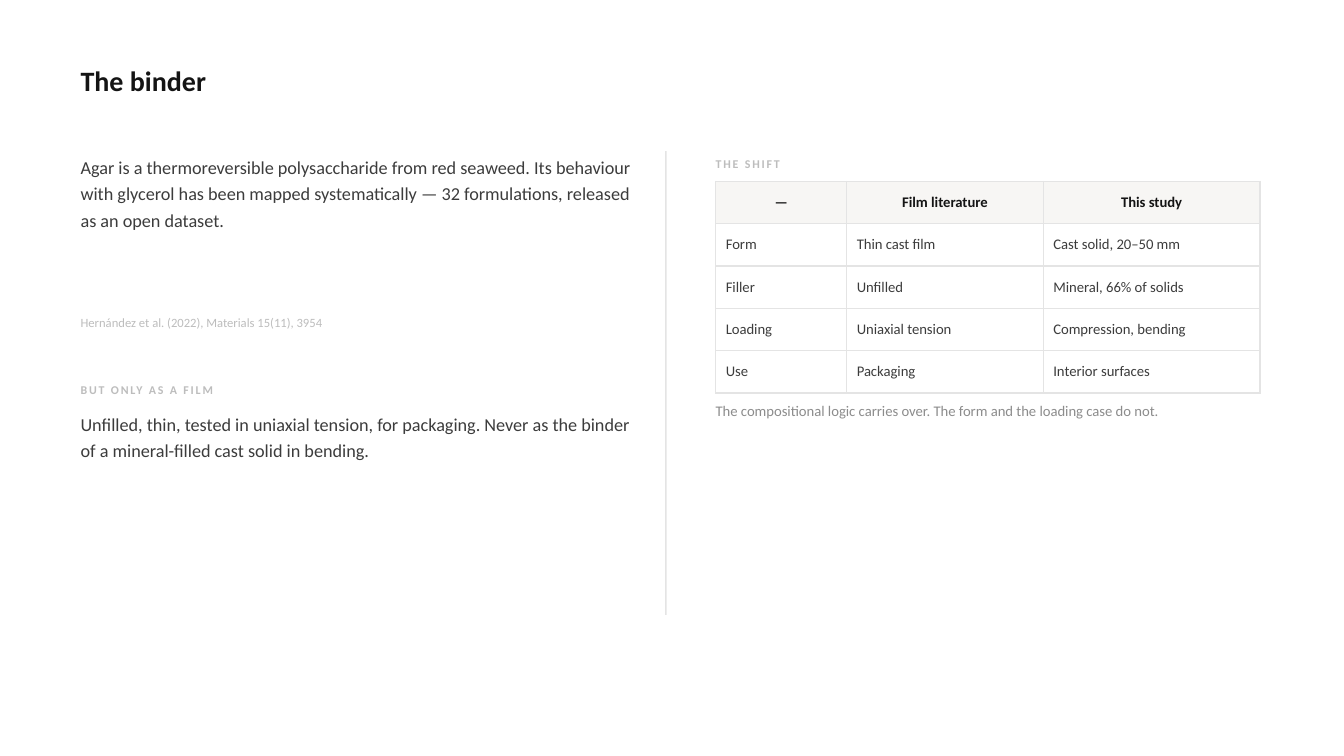
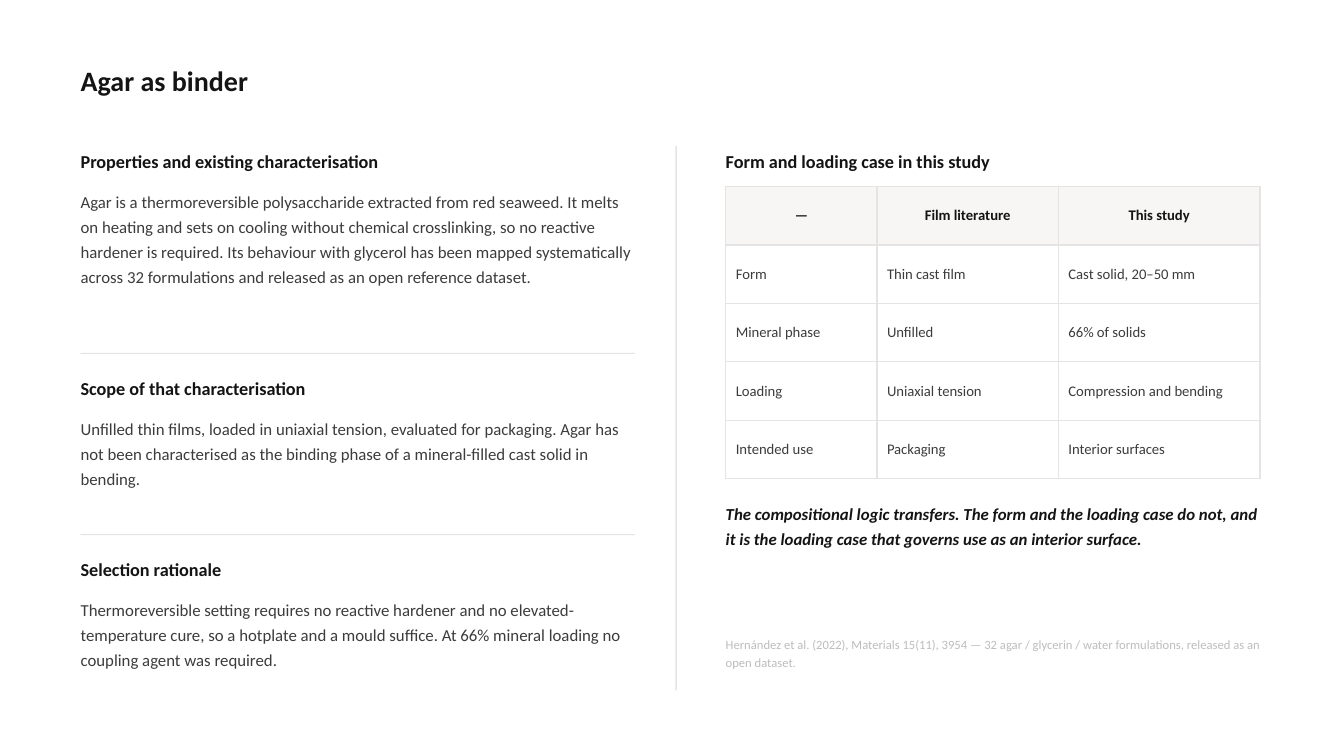
Before and after one commit to bunal91/sanat-ve-mekan, a slide deck: slide 4 of konferans-bildirisi/06-sunum/ICSMMEP26_Presentation_Unal.pptx. Drawn at 1344x756 pixels with LibreOffice and Linux fonts; fonts in the diff are those of the drawing. Boxes give left, top, right and bottom in pixels: in the first picture for what was removed or moved away, otherwise in the second. Text is boxed around its words. In the diff, an @@ line names an element or a change of style, - is before the commit and + after.

```diff
--- a/konferans-bildirisi/06-sunum/ICSMMEP26_Presentation_Unal.pptx
+++ b/konferans-bildirisi/06-sunum/ICSMMEP26_Presentation_Unal.pptx
@@ text at <box>81,71,248,96</box>: text changed @@
-The binder
+Agar as binder
@@ rectangle: place and size @@
-rectangle at <box>665,151,666,615</box>
+rectangle at <box>676,146,677,691</box>
@@ text added at <box>81,155,378,171</box>, 13 pt, text #141414, bold @@
+Properties and existing characterisation
@@ text removed at <box>716,160,780,168</box> @@
-THE SHIFT
@@ text added at <box>726,155,989,171</box>, 13 pt, text #141414, bold @@
+Form and loading case in this study
@@ text at <box>81,196,631,286</box>: text changed; size 13 to 12 pt @@
-Agar is a thermoreversible polysaccharide from red seaweed. Its behaviour with glycerol has been mapped systematically — 32 formulations, released as an open dataset.
+Agar is a thermoreversible polysaccharide extracted from red seaweed. It melts on heating and sets on cooling without chemical crosslinking, so no reactive hardener is required. Its behaviour with glycerol has been mapped systematically across 32 formulations and released as an open reference dataset.
@@ table at <box>726,187,1260,461</box> @@
-row 3, column 1: Filler
+row 3, column 1: Mineral phase
-row 3, column 3: Mineral, 66% of solids
+row 3, column 3: 66% of solids
-row 4, column 3: Compression, bending
+row 4, column 3: Compression and bending
-row 5, column 1: Use
+row 5, column 1: Intended use
@@ table: place and size @@
-table at <box>716,181,1260,383</box>
+table at <box>726,187,1260,461</box>
@@ rectangle added at <box>81,353,635,354</box>, fill #E4E4E4 @@
@@ text added at <box>81,382,305,398</box>, 13 pt, text #141414, bold @@
+Scope of that characterisation
@@ text removed at <box>149,386,156,394</box> @@
-BUT ONLY AS A FILM
@@ text at <box>81,423,618,488</box>: text changed; size 13 to 12 pt @@
-Unfilled, thin, tested in uniaxial tension, for packaging. Never as the binder of a mineral-filled cast solid in bending.
+Unfilled thin films, loaded in uniaxial tension, evaluated for packaging. Agar has not been characterised as the binding phase of a mineral-filled cast solid in bending.
@@ text at <box>726,508,1258,548</box>: text changed; size 10.5 to 12 pt; text colour #8C8C8C to #141414; bold on; italic on @@
-The compositional logic carries over. The form and the loading case do not.
+The compositional logic transfers. The form and the loading case do not, and it is the loading case that governs use as an interior surface.
@@ rectangle added at <box>81,534,635,535</box>, fill #E4E4E4 @@
@@ text added at <box>81,563,222,576</box>, 13 pt, text #141414, bold @@
+Selection rationale
@@ text added at <box>81,604,621,669</box>, 12 pt, text #3C3C3C @@
+Thermoreversible setting requires no reactive hardener and no elevated-temperature cure, so a hotplate and a mould suffice. At 66% mineral loading no coupling agent was required.
@@ text at <box>726,640,1260,669</box>: text changed @@
-Hernández et al. (2022), Materials 15(11), 3954
+Hernández et al. (2022), Materials 15(11), 3954 — 32 agar / glycerin / water formulations, released as an open dataset.
```
Also in this commit, not shown: 20 other slides changed, 8 slides added, 6 slides removed, 4 other files.
